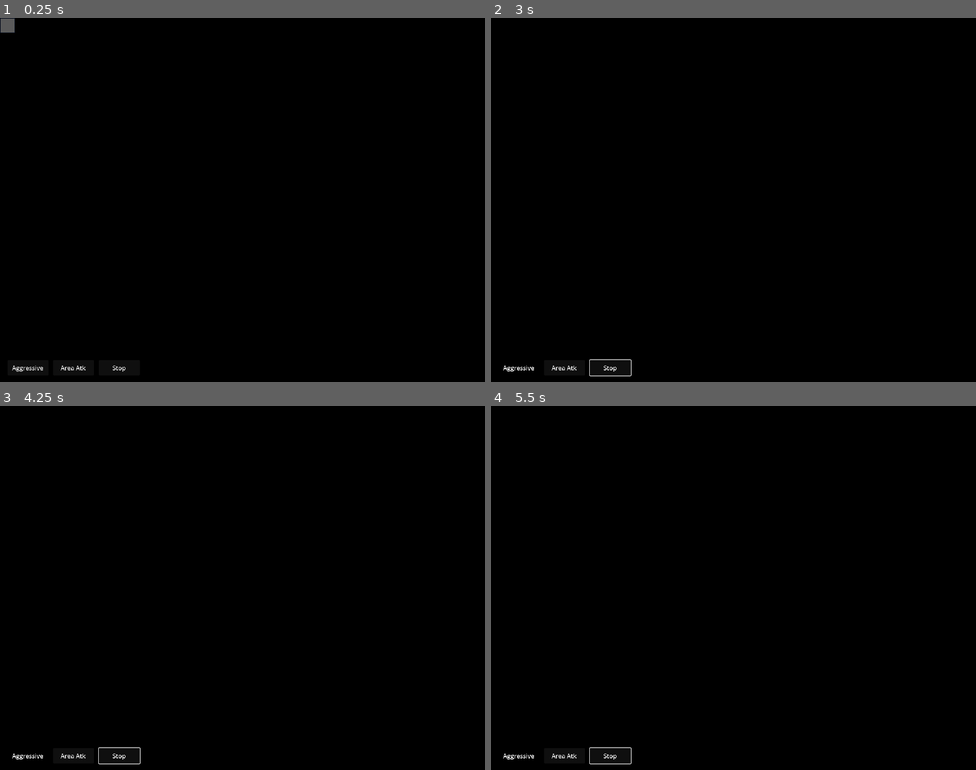
Above: before the commit, frames 1-4 (two rows, left to right).
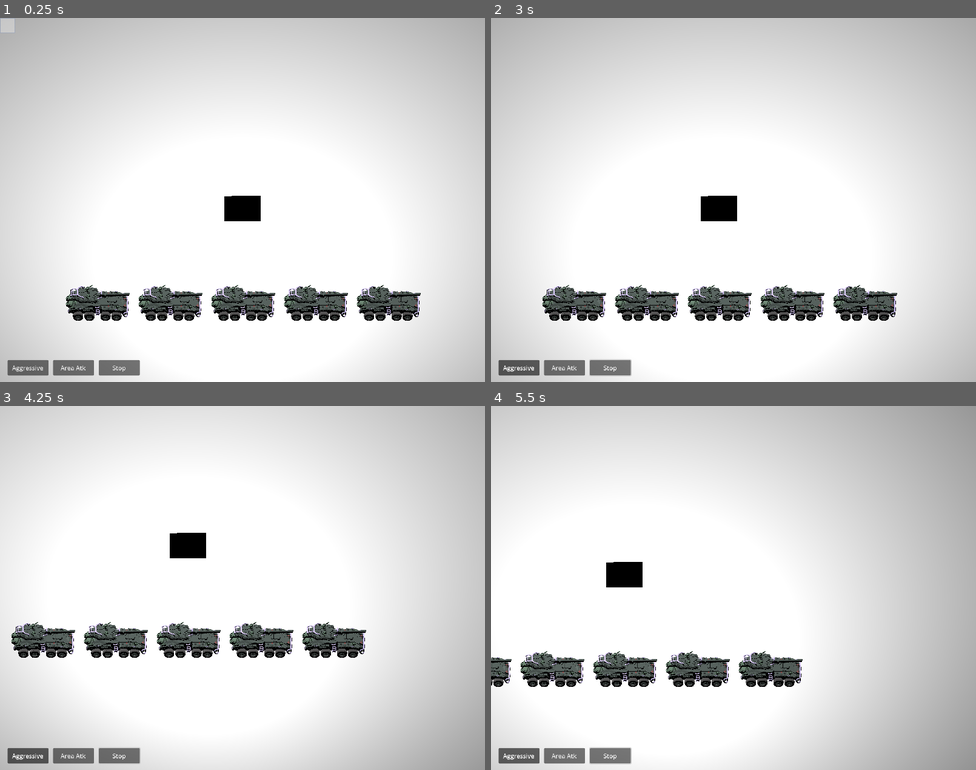
Above: after the commit, the same moments.

Repository: thelazyone/godot_rts
Game: Godot game, scene res://world.tscn
Same seed, same stepped clock (60 frames per second), same inputs: the game is played once before the commit and once after it.
Inputs (mouse positions are in pixels of both pictures, inside the frame that each line leads up to):
- Up to frame 1 (0.25 s): no input
- Up to frame 2 (3 s): click "Aggressive" at 0.5 s; click "Area Atk" at 1.25 s; click "Stop" at 2 s; tap Enter at 2.75 s; move the mouse to (840, 181) at 2.77 s; hold Right (ui_right) from 2.78 s (still down); click (840, 181) at 2.85 s
- Up to frame 3 (4.25 s): move the mouse to (145, 606) at 3.52 s; release Right (ui_right) at 3.53 s; hold Down (ui_down) from 3.53 s (still down); right-click (145, 606) at 3.6 s
- Up to frame 4 (5.5 s): move the mouse to (782, 507) at 4.27 s; release Down (ui_down) at 4.28 s; hold Right (ui_right) 4.28-5.03 s; click (782, 507) at 4.35 s; move the mouse to (709, 660) at 5.02 s; hold Up (ui_up) from 5.03 s (still down); right-click (709, 660) at 5.1 s

The runs differ from the first frame. In frame 1, 98% of the frame differs, in the area x 0-100%, y 0-100%; in frame 2, 98%; in frame 3, 98%; in frame 4, 98%.

Commit message:
minor turret angle check bug fixed

Diff:
--- a/Components/combat_component.gd
+++ b/Components/combat_component.gd
@@ -60,7 +60,8 @@
 	# TODO if it doesn't have turret it must rotate entirely instead.
 
 	# Checking if the angle to shoot is right:
-	if ready_to_shoot and abs(target_direction - turret_direction) > MAX_SHOOT_ANGLE:
+	if ready_to_shoot and abs(Geometry.diff_angles(target_direction, turret_direction)) > MAX_SHOOT_ANGLE:
+		print ("not shooting, because angle ", abs(Geometry.diff_angles(target_direction, turret_direction)) , " is greater than max ")
 		ready_to_shoot = false
 
 	if ready_to_shoot:
--- a/world.tscn
+++ b/world.tscn
@@ -62,6 +62,7 @@
 
 [node name="ToonShader" type="MeshInstance3D" parent="CameraBase/Camera3D"]
 transform = Transform3D(100, 0, 0, 0, 100, 0, 0, 0, 100, 0, 0.342816, -2.72959)
+visible = false
 mesh = SubResource("QuadMesh_q20lf")
 
 [node name="Environment" type="NavigationRegion3D" parent="."]
